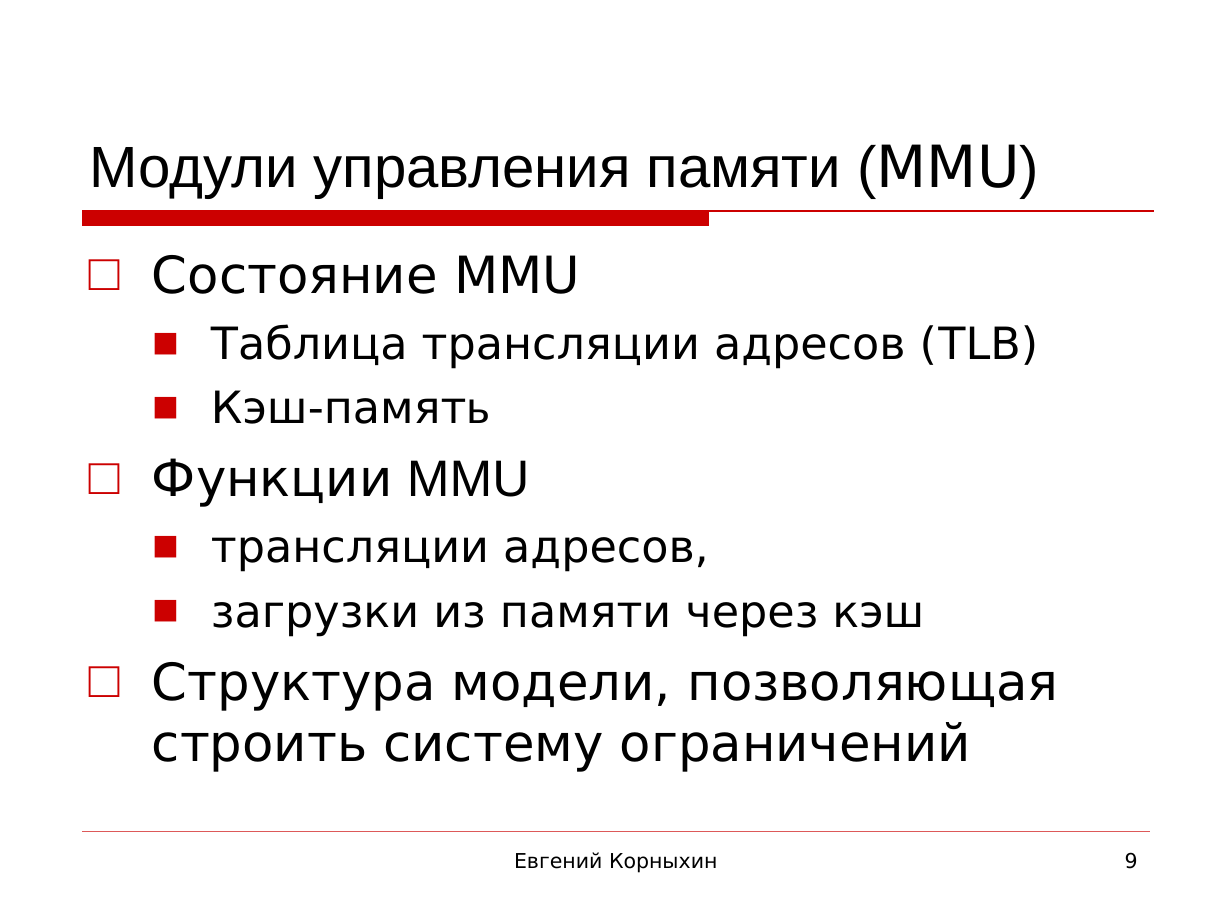
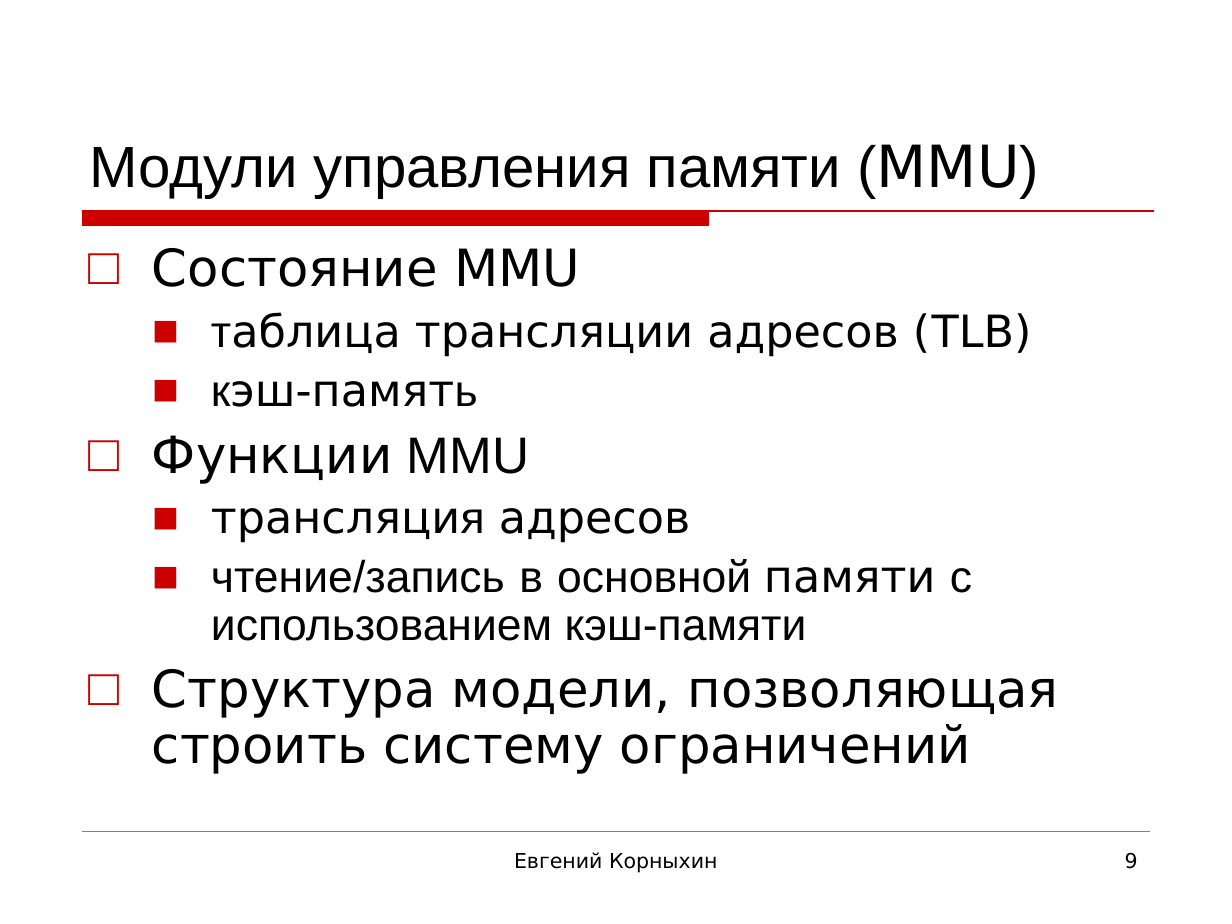
Before and after one commit to kornevgen/tesla-project, a slide deck: slide 9 of papers/THESIS/talks/Oct13 - ISP/isp-slides3.ppt. Drawn at 1232x924 pixels with LibreOffice and Linux fonts; fonts in the diff are those of the drawing; background and template pictures are left out. Boxes give left, top, right and bottom in pixels: in the first picture for what was removed or moved away, otherwise in the second. Text is boxed around its words. In the diff, an @@ line names an element or a change of style, - is before the commit and + after.

```diff
--- a/papers/THESIS/talks/Oct13 - ISP/isp-slides3.ppt
+++ b/papers/THESIS/talks/Oct13 - ISP/isp-slides3.ppt
@@ text at box(152, 248, 1059, 774): line spacing 1 to 0.9 @@
@@ text at box(211, 312, 1032, 407): text changed @@
-  ■ Таблица трансляции адресов (TLB)
-  ■ Кэш-память
+  ■ таблица трансляции адресов (TLB)
+  ■ кэш-память
@@ text at box(211, 508, 972, 641): text changed; font DejaVu Sans to Arial @@
-  ■ трансляции адресов,
-  ■ загрузки из памяти через кэш
+  ■ трансляция адресов
+  ■ чтение/запись в основной памяти с использованием кэш-памяти
```
Also in this commit, not shown: 1 other slide changed, 1 slide added.
